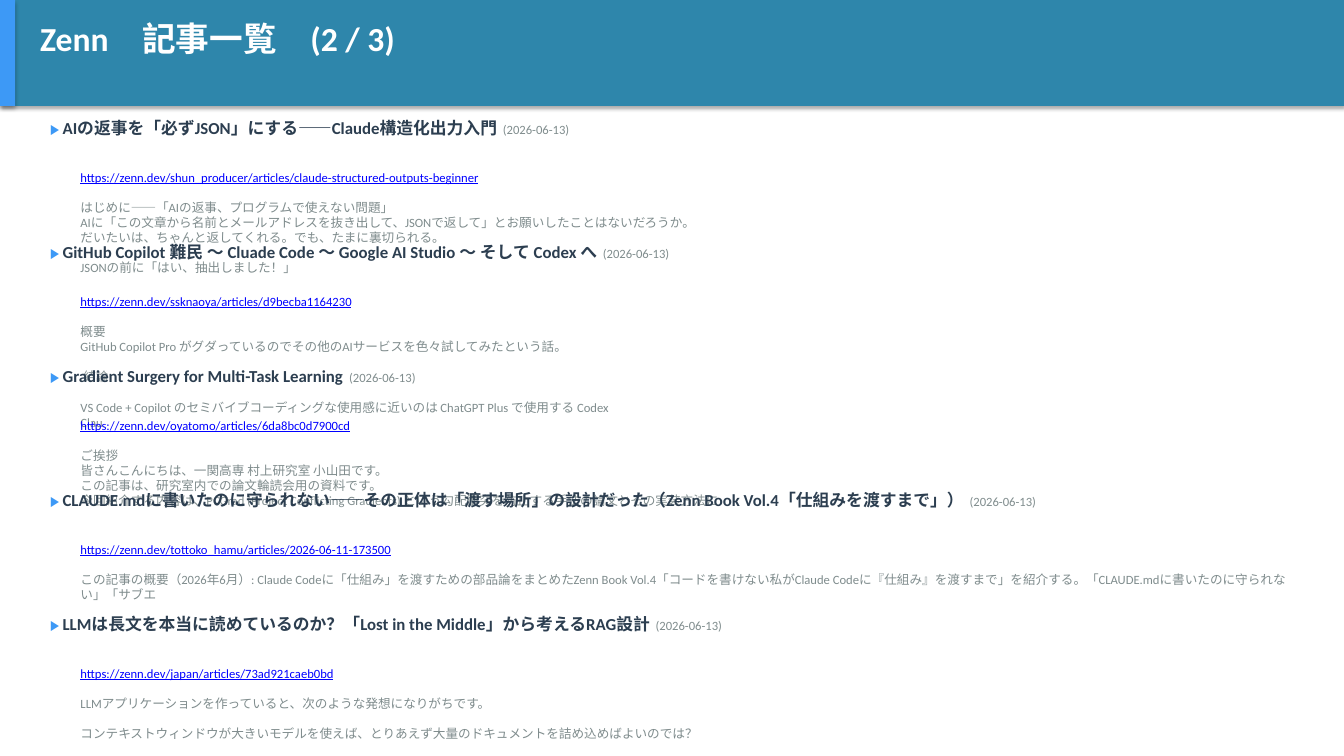
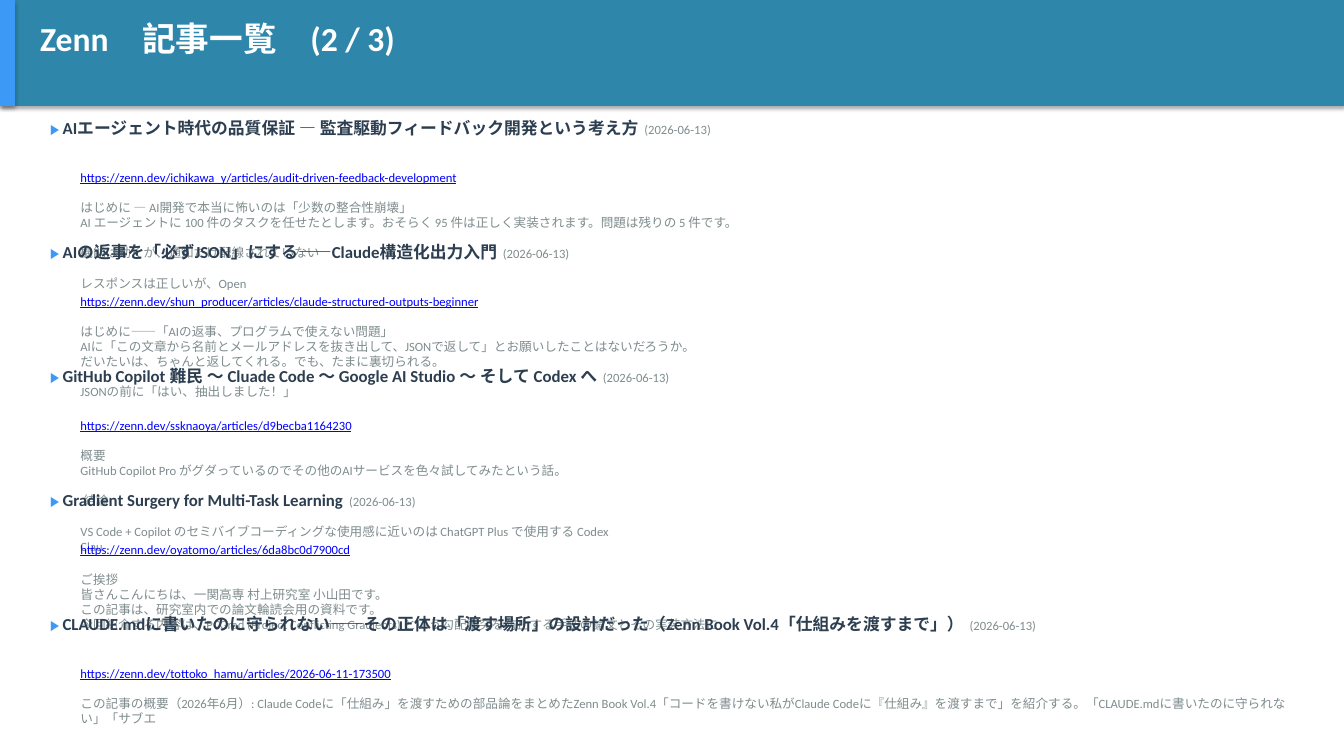
Before and after one commit to h-shoji-jws/ai-news-collector, a slide deck: slide 6 of data/2026-06-14.pptx (slide 5 before the commit). Drawn at 1344x756 pixels with LibreOffice and Linux fonts; fonts in the diff are those of the drawing. Boxes give left, top, right and bottom in pixels: in the first picture for what was removed or moved away, otherwise in the second. Text is boxed around its words. In the diff, an @@ line names an element or a change of style, - is before the commit and + after.

```diff
--- a/data/2026-06-14.pptx
+++ b/data/2026-06-14.pptx
@@ text at (63,119,710,136): text changed @@
-▶ AIの返事を「必ずJSON」にする——Claude構造化出力入門 (2026-06-13)
+▶ AIエージェント時代の品質保証 ― 監査駆動フィードバック開発という考え方 (2026-06-13)
@@ text at (80,173,456,184): text changed @@
-https://zenn.dev/shun_producer/articles/claude-structured-outputs-beginner
+https://zenn.dev/ichikawa_y/articles/audit-driven-feedback-development
@@ text at (80,201,737,290): text changed @@
-はじめに——「AIの返事、プログラムで使えない問題」
-AIに「この文章から名前とメールアドレスを抜き出して、JSONで返して」とお願いしたことはないだろうか。
-だいたいは、ちゃんと返してくれる。でも、たまに裏切られる。
-JSONの前に「はい、抽出しました！」
+はじめに ― AI開発で本当に怖いのは「少数の整合性崩壊」
+AI エージェントに 100 件のタスクを任せたとします。おそらく 95 件は正しく実装されます。問題は残りの 5 件です。
+機能は動くが、通知だけ配線されていない
+レスポンスは正しいが、Open
@@ text at (63,245,569,260): text changed @@
-▶ GitHub Copilot 難民 ～ Cluade Code ～ Google AI Studio ～ そして Codex へ (2026-06-13)
+▶ AIの返事を「必ずJSON」にする——Claude構造化出力入門 (2026-06-13)
@@ text at (80,297,478,308): text changed @@
-https://zenn.dev/ssknaoya/articles/d9becba1164230
+https://zenn.dev/shun_producer/articles/claude-structured-outputs-beginner
@@ text at (80,325,694,397): text changed @@
-概要
-GitHub Copilot Pro がグダっているのでその他のAIサービスを色々試してみたという話。
-結論
-VS Code + Copilot のセミバイブコーディングな使用感に近いのは ChatGPT Plus で使用する Codex
-Clau
+はじめに——「AIの返事、プログラムで使えない問題」
+AIに「この文章から名前とメールアドレスを抜き出して、JSONで返して」とお願いしたことはないだろうか。
+だいたいは、ちゃんと返してくれる。でも、たまに裏切られる。
+JSONの前に「はい、抽出しました！」
@@ text at (63,365,669,387): text changed @@
-▶ Gradient Surgery for Multi-Task Learning (2026-06-13)
+▶ GitHub Copilot 難民 ～ Cluade Code ～ Google AI Studio ～ そして Codex へ (2026-06-13)
@@ text at (80,421,351,432): text changed @@
-https://zenn.dev/oyatomo/articles/6da8bc0d7900cd
+https://zenn.dev/ssknaoya/articles/d9becba1164230
@@ text at (80,449,609,554): text changed @@
-ご挨拶
-皆さんこんにちは、一関高専 村上研究室 小山田です。
-この記事は、研究室内での論文輪読会用の資料です。
-今回紹介する内容は、PCGrad (Project Conflicting Gradients) という勾配衝突を防止する手法の論文とその実装方法に
+概要
+GitHub Copilot Pro がグダっているのでその他のAIサービスを色々試してみたという話。
+結論
+VS Code + Copilot のセミバイブコーディングな使用感に近いのは ChatGPT Plus で使用する Codex
+Clau
@@ text at (127,494,415,509): text changed @@
-▶ CLAUDE.mdに書いたのに守られない——その正体は「渡す場所」の設計だった（Zenn Book Vol.4「仕組みを渡すまで」） (2026-06-13)
+▶ Gradient Surgery for Multi-Task Learning (2026-06-13)
@@ text at (80,543,350,556): text changed @@
-https://zenn.dev/tottoko_hamu/articles/2026-06-11-173500
+https://zenn.dev/oyatomo/articles/6da8bc0d7900cd
@@ text at (80,573,719,633): text changed @@
-この記事の概要（2026年6月）: Claude Codeに「仕組み」を渡すための部品論をまとめたZenn Book Vol.4「コードを書けない私がClaude Codeに『仕組み』を渡すまで」を紹介する。「CLAUDE.mdに書いたのに守られない」「サブエ
+ご挨拶
+皆さんこんにちは、一関高専 村上研究室 小山田です。
+この記事は、研究室内での論文輪読会用の資料です。
+今回紹介する内容は、PCGrad (Project Conflicting Gradients) という勾配衝突を防止する手法の論文とその実装方法に
@@ text at (63,617,1036,632): text changed @@
-▶ LLMは長文を本当に読めているのか？「Lost in the Middle」から考えるRAG設計 (2026-06-13)
+▶ CLAUDE.mdに書いたのに守られない——その正体は「渡す場所」の設計だった（Zenn Book Vol.4「仕組みを渡すまで」） (2026-06-13)
@@ text at (80,669,390,680): text changed @@
-https://zenn.dev/japan/articles/73ad921caeb0bd
+https://zenn.dev/tottoko_hamu/articles/2026-06-11-173500
@@ text at (80,697,1286,724): text changed @@
-LLMアプリケーションを作っていると、次のような発想になりがちです。
-コンテキストウィンドウが大きいモデルを使えば、とりあえず大量のドキュメントを詰め込めばよいのでは？
-しかし、実際にはそう単純ではありません。
-LLMには、長い入力の中に含まれる情報を均等
+この記事の概要（2026年6月）: Claude Codeに「仕組み」を渡すための部品論をまとめたZenn Book Vol.4「コードを書けない私がClaude Codeに『仕組み』を渡すまで」を紹介する。「CLAUDE.mdに書いたのに守られない」「サブエ
```
Also in this commit, not shown: 8 other slides changed, 1 slide added, 1 other file.
